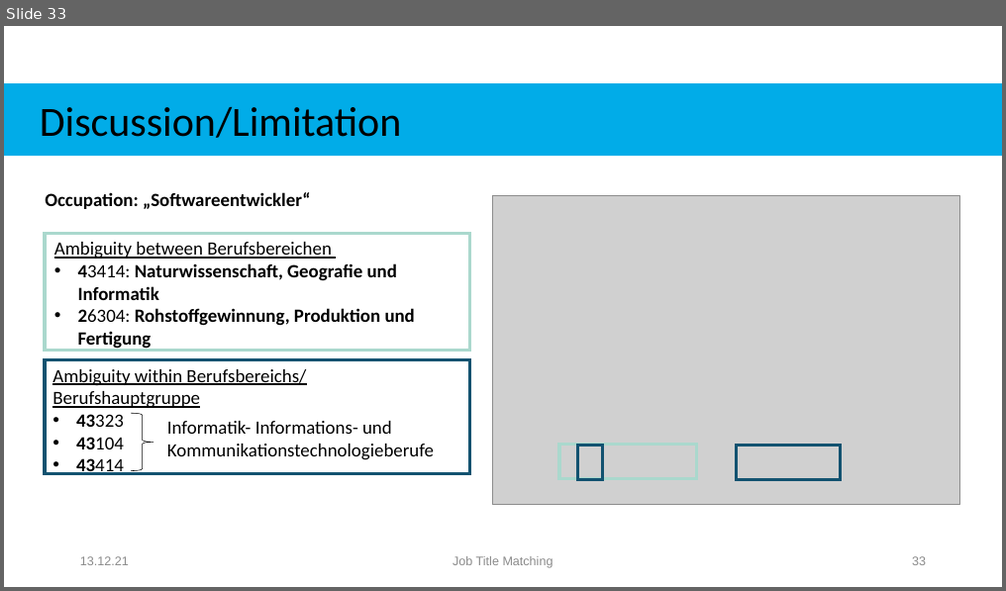
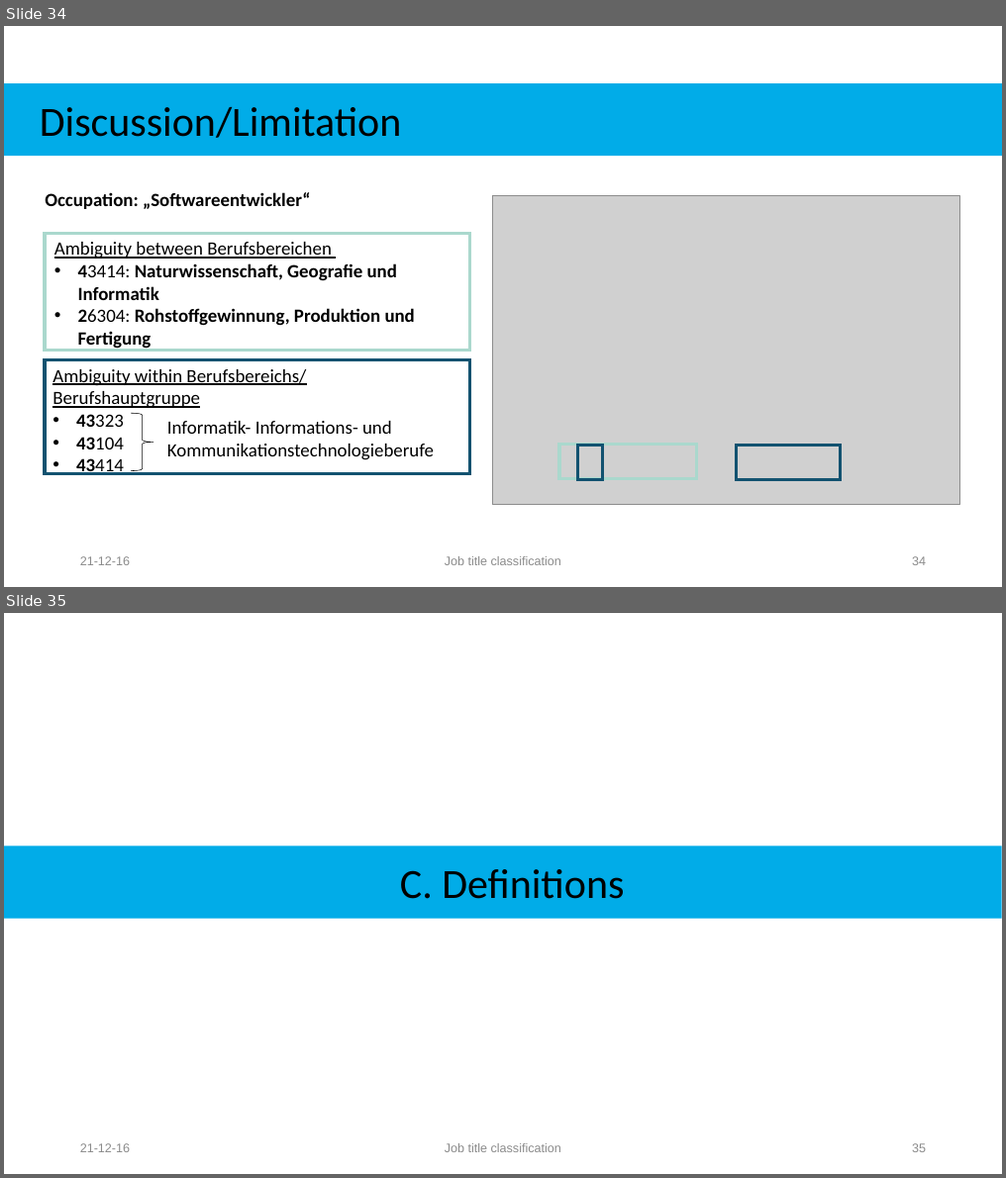
Before and after one commit to Rahkakavee/job-title-matching, a slide deck: presentation/Kolloquium.pptx. Shown one above the other, each under a label of ours: slide 33 before the commit, slides 34 and 35 after it. The pictures are 1006x591 and 1006x1178 pixels, drawn with LibreOffice and Linux fonts; fonts in the diff are those of the drawing; grey boxes stand for pictures. Boxes give left, top, right and bottom in pixels: in the first picture for what was removed or moved away, otherwise in the second. Text is boxed around its words. In the diff, an @@ line names an element or a change of style, - is before the commit and + after.

```diff
--- a/presentation/Kolloquium.pptx
+++ b/presentation/Kolloquium.pptx
@@ slide 35 added at <box>4,613,1002,1174</box>, background #FFFFFF @@
@@ rectangle added at <box>4,846,1002,919</box>, fill #01ACE8, 40 pt, text #000000 @@
+C. Definitions
@@ text added at <box>80,1144,130,1153</box>, 12 pt, text #8C8C8C @@
+21-12-16
@@ text added at <box>445,1144,561,1153</box>, 12 pt, text #8C8C8C @@
+Job title classification
@@ page number added at <box>912,1144,926,1153</box>, 12 pt, text #8C8C8C @@
+35
@@ what was slide 33 is now slide 34 @@
@@ slide 34 changed as well @@
@@ text at <box>80,557,130,566</box>: text changed @@
-13.12.21
+21-12-16
@@ text at <box>445,557,561,566</box>: text changed @@
-Job Title Matching
+Job title classification
@@ page number at <box>912,557,926,566</box>: text changed @@
-33
+34
```
Also in this commit, not shown: 32 other slides changed, 3 other slides added, 4 other files.
